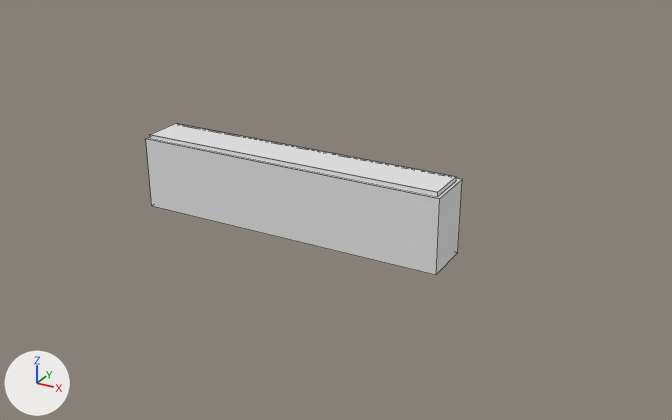
Renders of the Blender file SourceAssets/Models/Wroclaw/StartLocation/Roads/curb.blend from each side of a commit.
Rendered twice from a 50 mm lens placed at (1.364, -2.227, 1.203), pointed at (0.118, 0.039, 0.07). Lighting does not change. The marker at lower left points along +X, +Y and +Z. The first picture is the older version. Mesh edges are drawn as thin lines.

Objects in the first picture: 'curb'.
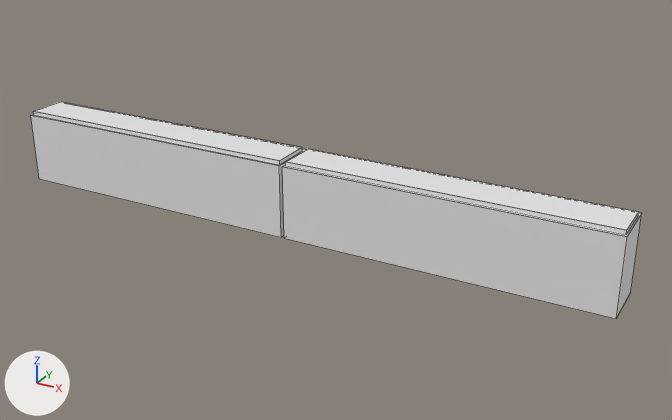
The change, as a diff of the scene's bpy script:
```diff
--- a/SourceAssets/Models/Wroclaw/StartLocation/Roads/curb.blend.py
+++ b/SourceAssets/Models/Wroclaw/StartLocation/Roads/curb.blend.py
@@ me_curb @@
 # used by ob_curb; location = (0.0, 0.0, 0.0)
-me_curb.from_pydata(...)  # 48 vertices, 12 faces; spans x -0.5..0.5, y -0.08..0.08, z 0.0..0.242
+me_curb.from_pydata(...)  # 96 vertices, 24 faces; spans x -0.995..0.995, y -0.08..0.08, z 0.0..0.242
+# me_curb part 1: the loose piece of 4 vertices spanning x -0.49..0.49, y -0.07..0.06, z 0.242 is moved by (-0.5, 0.0, 0.0)
+# me_curb part 2: the loose piece of 4 vertices spanning x -0.49..0.49, y -0.07, z 0.23..0.242 is moved by (-0.5, 0.0, 0.0)
+# me_curb part 3: the loose piece of 4 vertices spanning x -0.49, y -0.07..0.06, z 0.23..0.242 is moved by (0.48, 0.0, 0.0)
+# me_curb part 4: the loose piece of 4 vertices spanning x 0.49, y -0.07..0.06, z 0.23..0.242 is moved by (-1.48, 0.0, 0.0)
+# me_curb part 5: the loose piece of 4 vertices spanning x 0.5, y -0.08..0.08, z 0.0..0.23 is moved by (0.495, 0.0, 0.0)
+# me_curb part 6: the loose piece of 4 vertices spanning x -0.5..0.5, y -0.08..0.08, z 0.23 is rebuilt with 4 vertices and now spans x 0.005..0.995, y -0.08..0.08, z 0.23
+# me_curb part 7: the loose piece of 4 vertices spanning x -0.5..0.5, y -0.08, z 0.0..0.23 is rebuilt with 4 vertices and now spans x 0.005..0.995, y -0.08, z 0.0..0.23
+# me_curb part 8
+# 28 vertices are added at x -0.995..0.01, y -0.08..0.08, z 0.0..0.242
+# 8 new vertices lie (0.99, 0.0, 0.0) away from vertices in x -0.995, y -0.08..0.08, z 0.0..0.23
+# 8 new vertices lie (0.98, 0.0, 0.0) away from vertices in x 0.01, y -0.07..0.06, z 0.23..0.242
+# 11 new faces join them
+# other edits to the shape of me_curb do not show in these pictures
 me_curb.materials.append(mat_stone)
```

Pixel boxes (x1, y1, x2, y2) of what changed, in the pictures (672 x 420 px; the box of a moved part takes in the faces that stretch with it):
'curb', reshaped (93% wider, 42% taller)
    before: (146, 123, 462, 275)
    after: (31, 102, 642, 318)
part 1 of me_curb, moved or reshaped
    before: (151, 123, 455, 192)
    after: (34, 102, 302, 161)
part 2 of me_curb, moved or reshaped
    before: (150, 135, 438, 197)
    after: (33, 111, 280, 165)
part 3 of me_curb, moved or reshaped (not visible before)
    after: (280, 148, 302, 164)
part 4 of me_curb, moved or reshaped (not visible afterwards)
    before: (438, 177, 456, 196)
part 5 of me_curb, moved or reshaped
    before: (436, 180, 462, 274)
    after: (616, 214, 642, 318)
part 6 of me_curb, rebuilt (14% wider, 16% taller)
    before: (146, 137, 462, 199)
    after: (282, 165, 642, 237)
part 7 of me_curb, rebuilt (17% wider, 11% taller)
    before: (146, 139, 440, 275)
    after: (282, 167, 627, 318)
part 8 of me_curb, added
    after: (31, 114, 639, 237)
